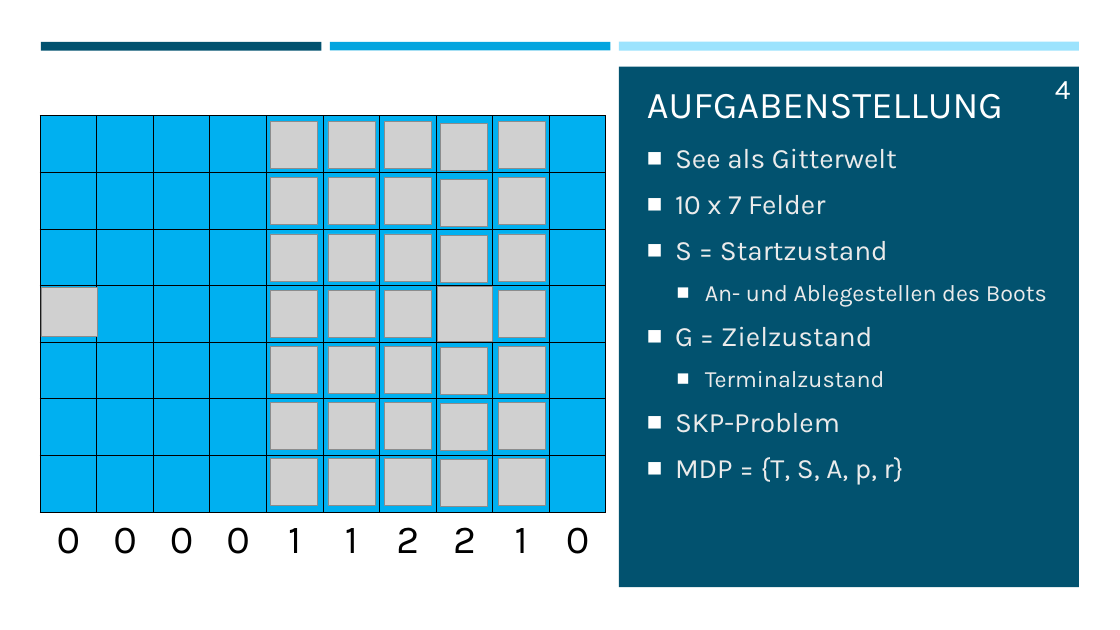
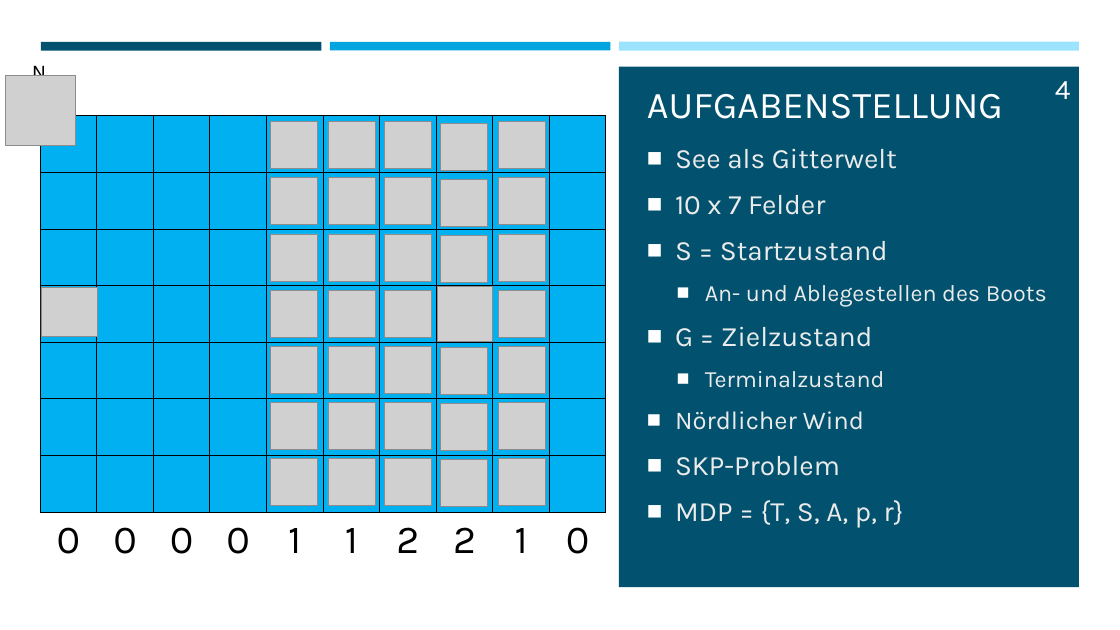
Before and after one commit to mzakarian/Reinforcement-Learning-SARSA-Q-Learning, a slide deck: slide 4 of misc/WISSEN.pptx. Drawn at 1120x630 pixels with LibreOffice and Linux fonts; fonts in the diff are those of the drawing; grey boxes stand for pictures. Boxes give left, top, right and bottom in pixels: in the first picture for what was removed or moved away, otherwise in the second. Text is boxed around its words. In the diff, an @@ line names an element or a change of style, - is before the commit and + after.

```diff
--- a/misc/WISSEN.pptx
+++ b/misc/WISSEN.pptx
@@ picture added at box(5, 76, 75, 145) @@
@@ text added at box(32, 60, 46, 76), 18 pt, text #000000 @@
+N
@@ text at box(675, 411, 864, 430): paragraph added @@
+■ Nördlicher Wind
```
Also in this commit, not shown: 2 other slides changed, 3 slides added, 1 slide removed, 1 other file.
